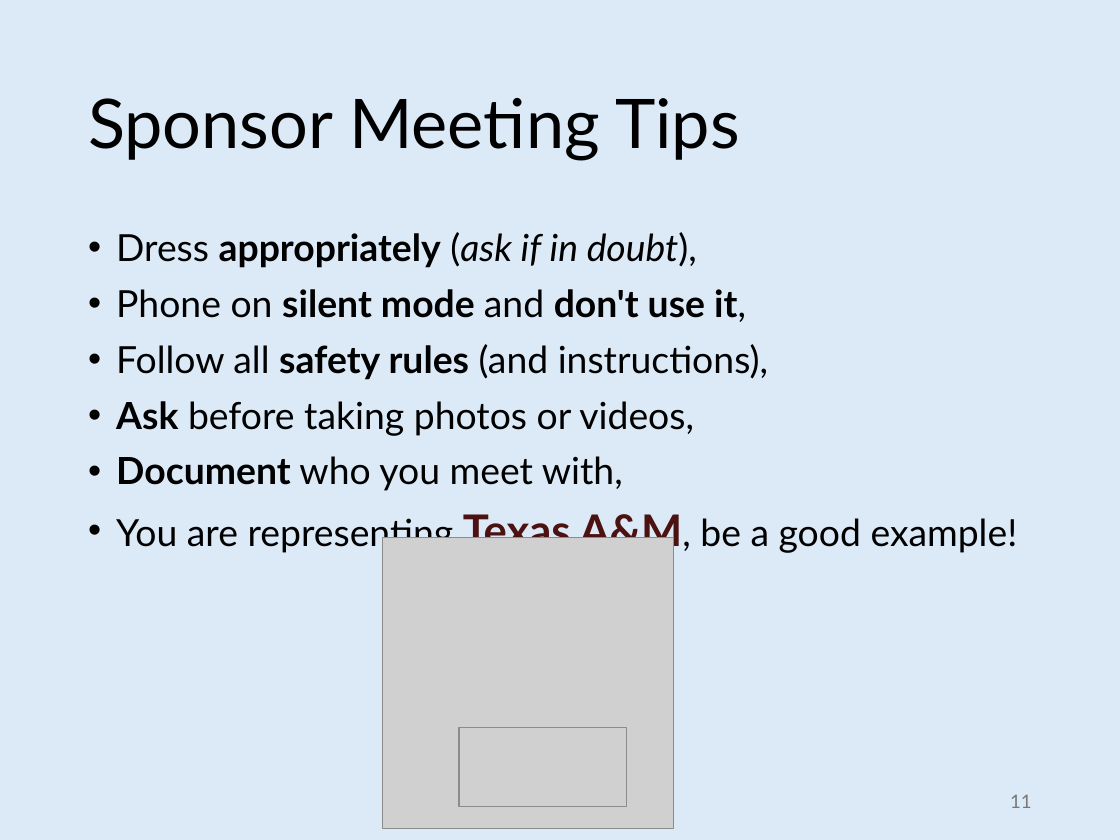
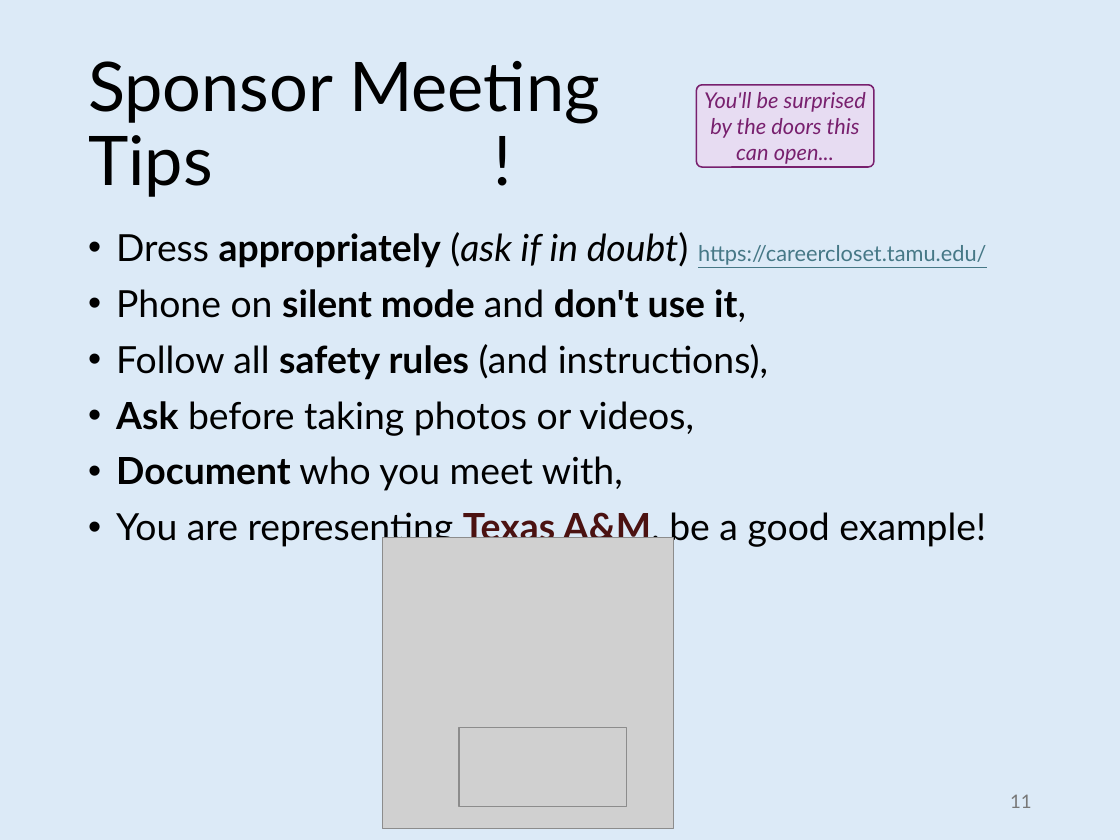
Before and after one commit to abuabara/abuabara.github.io, a slide deck: slide 11 of DAEN460S26/week3.pptx. Drawn at 1120x840 pixels with LibreOffice and Linux fonts; fonts in the diff are those of the drawing; grey boxes stand for pictures. Boxes give left, top, right and bottom in pixels: in the first picture for what was removed or moved away, otherwise in the second. Text is boxed around its words. In the diff, an @@ line names an element or a change of style, - is before the commit and + after.

```diff
--- a/DAEN460S26/week3.pptx
+++ b/DAEN460S26/week3.pptx
@@ title at <box>88,61,600,197</box>: text changed @@
-Sponsor Meeting Tips
+Sponsor Meeting Tips !
@@ rounded rectangle added at <box>697,85,874,167</box>, fill #F2CFEE at 50% opacity, outline #78206E 1 pt, 14 pt, text #78206E, italic @@
+You'll be surprised by the doors this can open...
@@ text at <box>116,232,987,268</box>: text changed @@
-• Dress appropriately (ask if in doubt),
+• Dress appropriately (ask if in doubt) https://careercloset.tamu.edu/
@@ text at <box>116,512,986,548</box>: size 28 to 24 pt in "Texas A&M," @@
```
Also in this commit, not shown: 3 other slides changed, 1 slide added, 2 other files.
